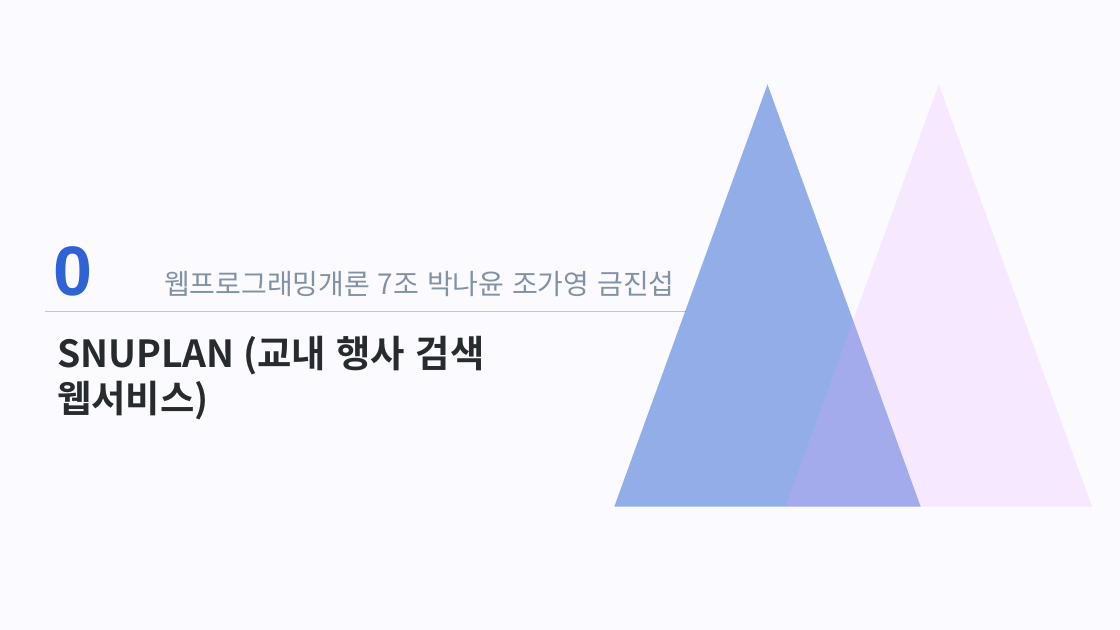
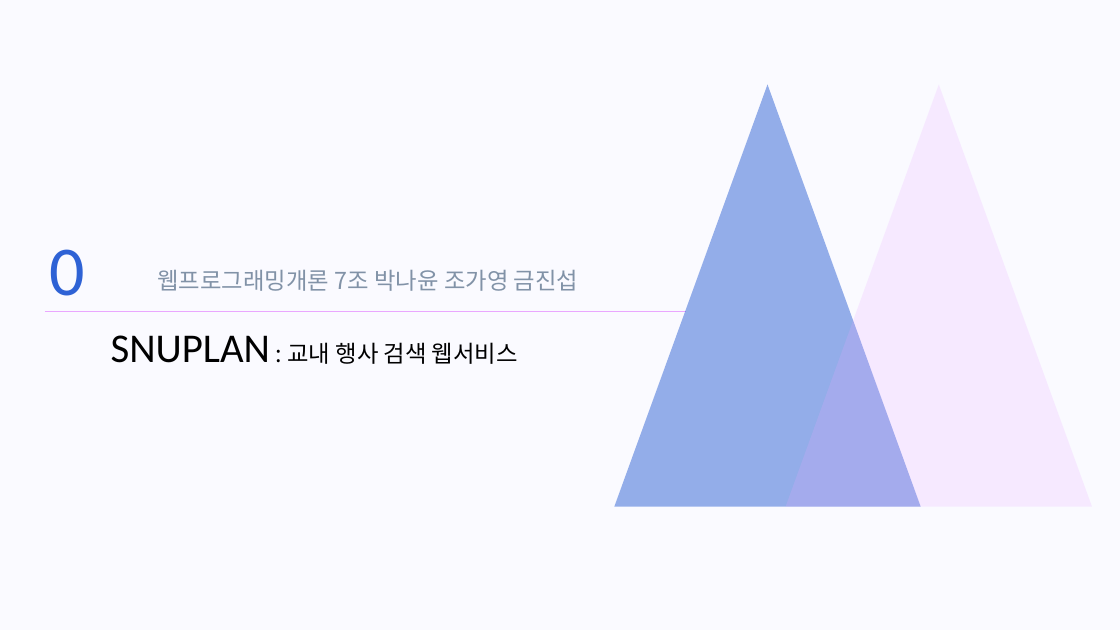
Before and after one commit to webprogrammingteam7/Static, a slide deck: slide 1 of SNUPLAN_staticpage.pptx. Drawn at 1120x630 pixels with LibreOffice and Linux fonts; fonts in the diff are those of the drawing. Boxes give left, top, right and bottom in pixels: in the first picture for what was removed or moved away, otherwise in the second. Text is boxed around its words. In the diff, an @@ line names an element or a change of style, - is before the commit and + after.

```diff
--- a/SNUPLAN_staticpage.pptx
+++ b/SNUPLAN_staticpage.pptx
@@ text "0" at (49, 249, 84, 312): font Arial to Calibri, bold off @@
@@ text "웹프로그래밍개론 7조 박나윤 조가영 금진섭" at (157, 270, 578, 291): size 24 to 20 pt @@
@@ text "SNUPLAN : 교내 행사 검색 ..." at (111, 335, 518, 364): vertical alignment top to middle @@
@@ text at (111, 335, 518, 364): text changed; size 32 to 20 pt; text colour #272B30 to #000000; bold off @@
-SNUPLAN (교내 행사 검색 웹서비스)
+SNUPLAN : 교내 행사 검색 웹서비스
```
Also in this commit, not shown: 12 other slides changed, 1 other file.
